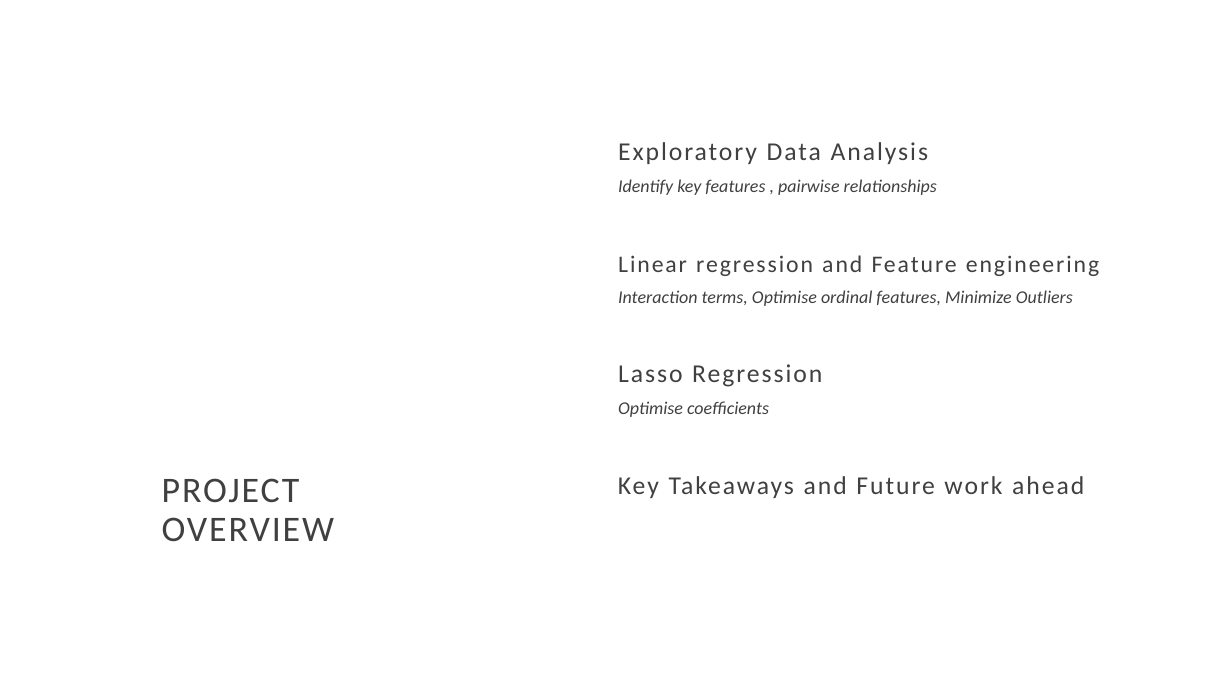
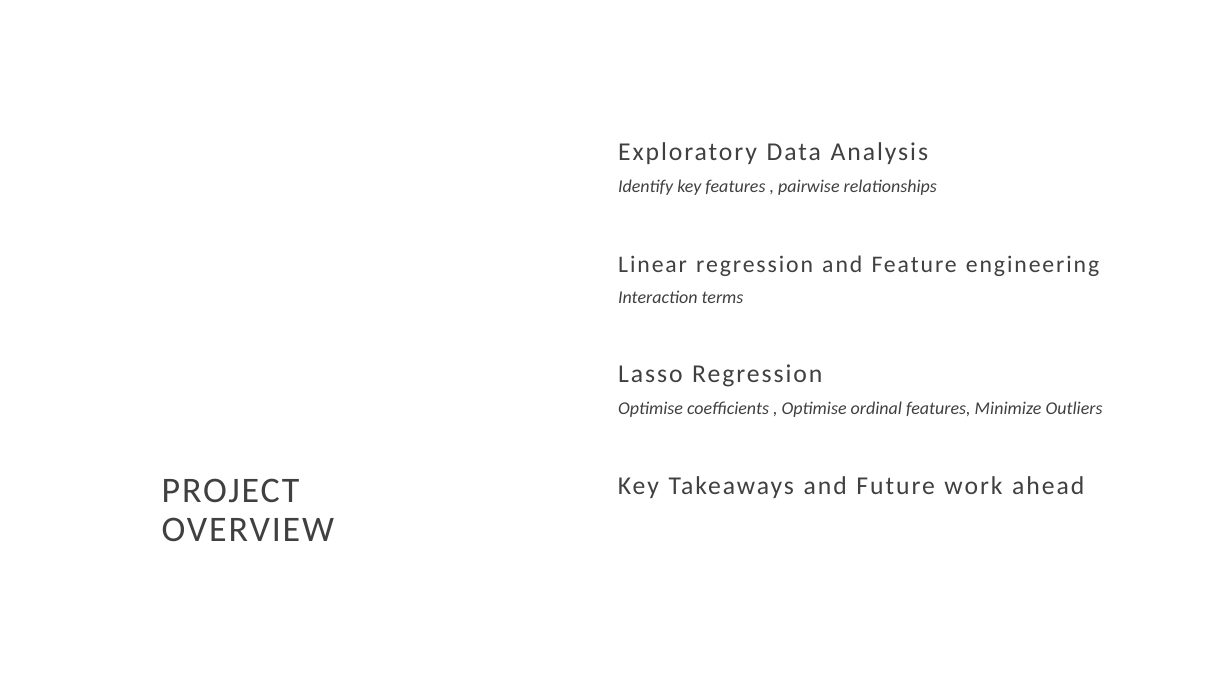
Before and after one commit to DS-GitHub2022/GA-Projects, a slide deck: slide 2 of Project2/Issue of under-predicting house prices.pptx. Drawn at 1232x693 pixels with LibreOffice and Linux fonts; fonts in the diff are those of the drawing; background and template pictures are left out. Boxes give left, top, right and bottom in pixels: in the first picture for what was removed or moved away, otherwise in the second. Text is boxed around its words. In the diff, an @@ line names an element or a change of style, - is before the commit and + after.

```diff
--- a/Project2/Issue of under-predicting house prices.pptx
+++ b/Project2/Issue of under-predicting house prices.pptx
@@ text at [618, 290, 744, 303]: text changed @@
-Interaction terms, Optimise ordinal features, Minimize Outliers
+Interaction terms
@@ text at [618, 401, 1103, 417]: text changed @@
-Optimise coefficients
+Optimise coefficients , Optimise ordinal features, Minimize Outliers
```
Also in this commit, not shown: 8 other slides changed, 2 slides added, 5 other files.
